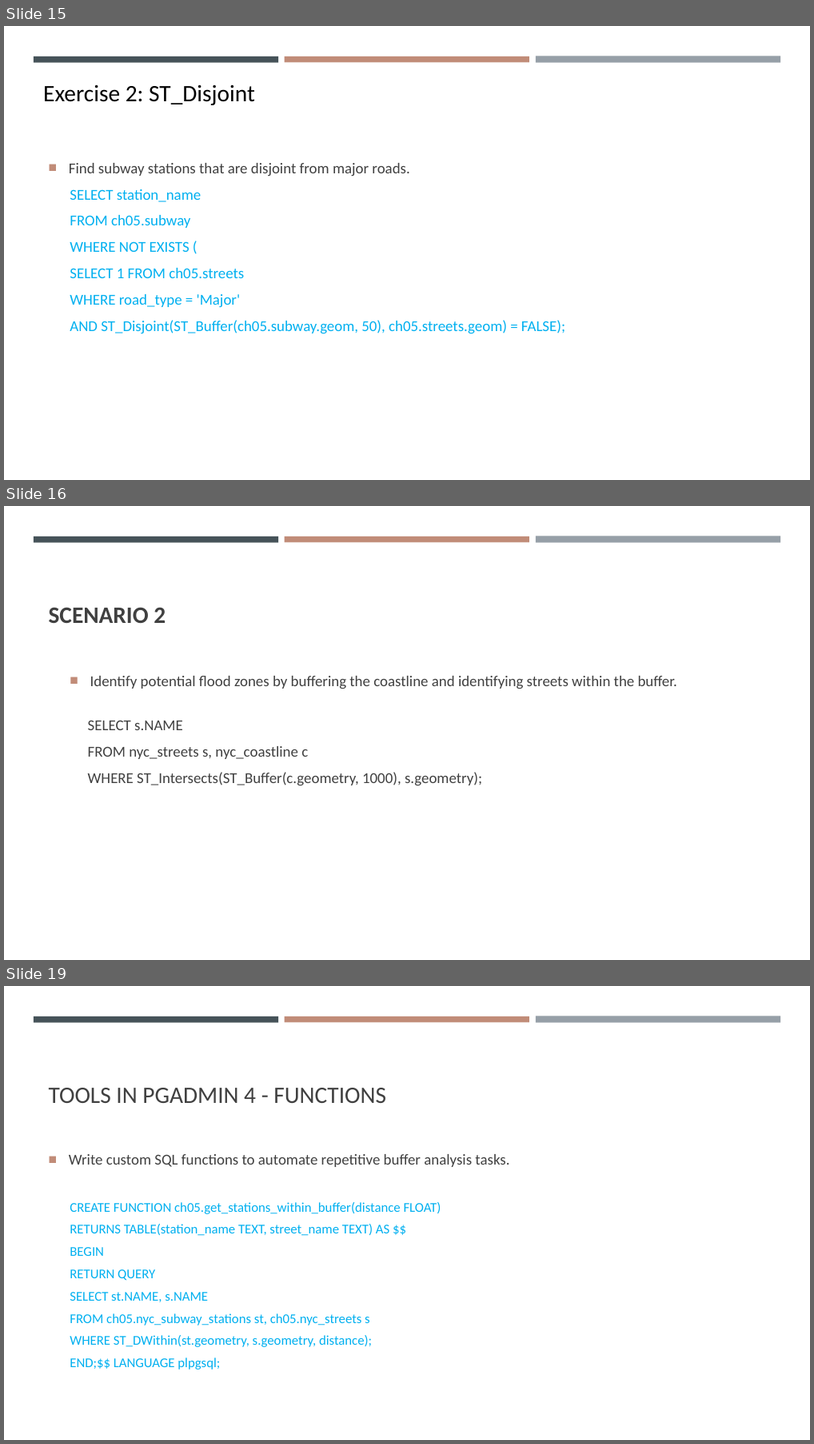
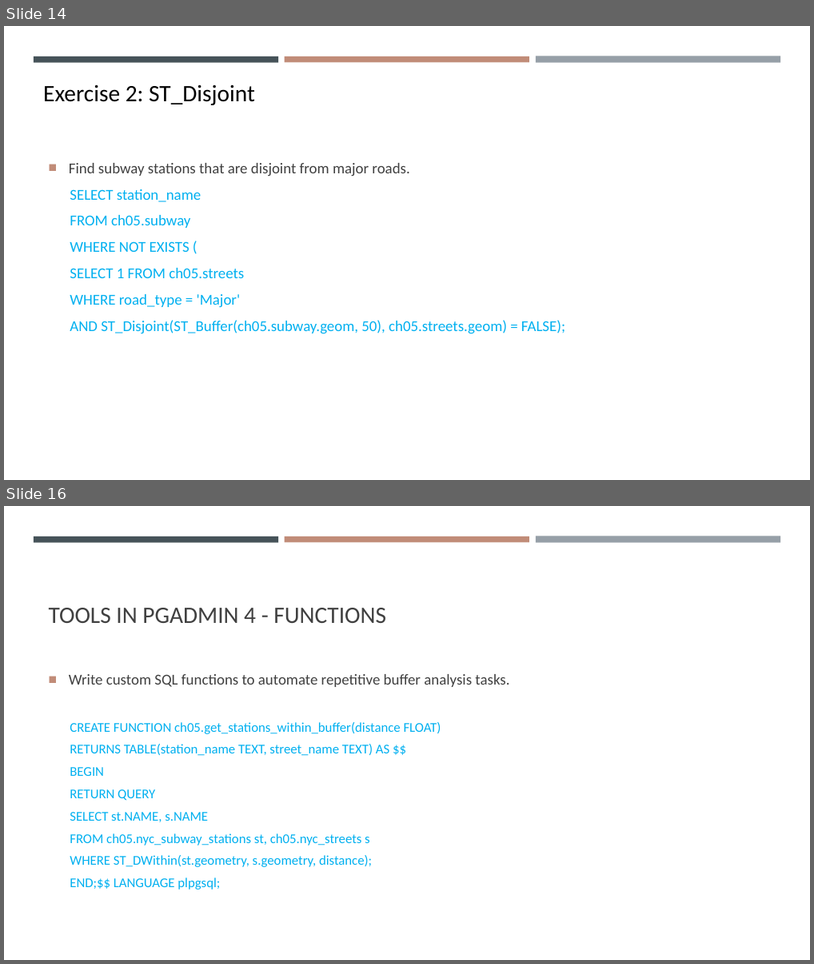
Before and after one commit to gisynw/ssj-376, a slide deck: docs/Lectures/Week05/Week05_Park02.pptx. Shown one above the other, each under a label of ours: slides 15, 16 and 19 before the commit, slides 14 and 16 after it; the slides between them are not shown. The pictures are 814x1444 and 814x964 pixels, drawn with LibreOffice and Linux fonts; fonts in the diff are those of the drawing. Boxes give left, top, right and bottom in pixels: in the first picture for what was removed or moved away, otherwise in the second. Text is boxed around its words. In the diff, an @@ line names an element or a change of style, - is before the commit and + after.

```diff
--- a/docs/Lectures/Week05/Week05_Park02.pptx
+++ b/docs/Lectures/Week05/Week05_Park02.pptx
@@ slide 16 removed at [4, 506, 810, 960], background #FFFFFF; not listed: 3 template elements that a slide beside it also shows @@
@@ title removed at [49, 607, 166, 623] @@
-SCENARIO 2
@@ text removed at [88, 676, 678, 786] @@
-  ■ Identify potential flood zones by buffering the coastline and identifying streets within the buffer.
-    SELECT s.NAME
-    FROM nyc_streets s, nyc_coastline c
-    WHERE ST_Intersects(ST_Buffer(c.geometry, 1000), s.geometry);
@@ what was slide 15 is now slide 14 @@
@@ what was slide 19 is now slide 16 @@
```
Also in this commit, not shown: 5 slides changed, 2 other slides removed, 3 other files.
